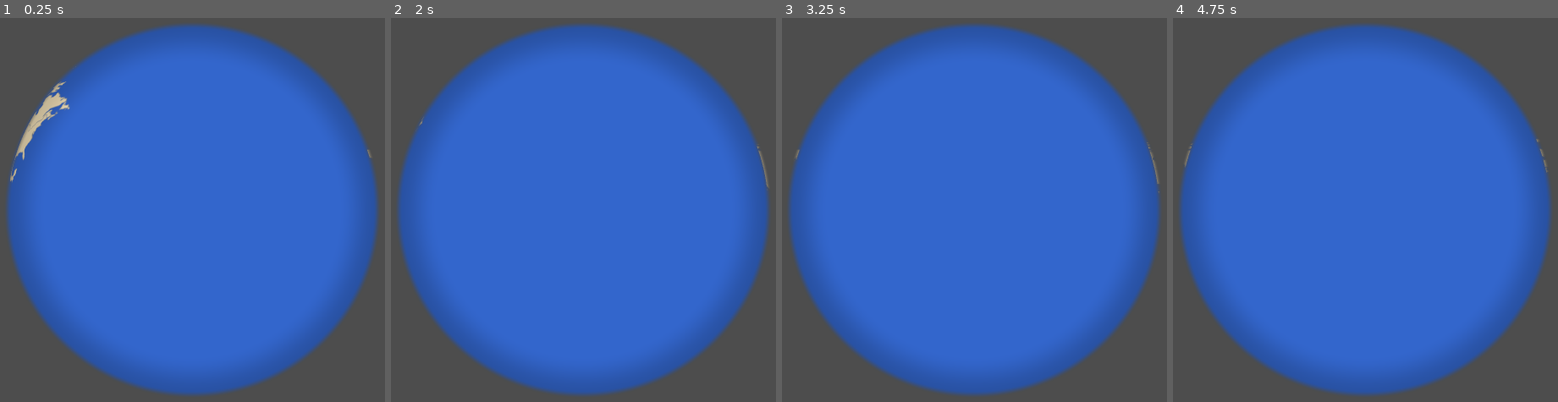
Above: before the commit, frames 1-4 (left to right).
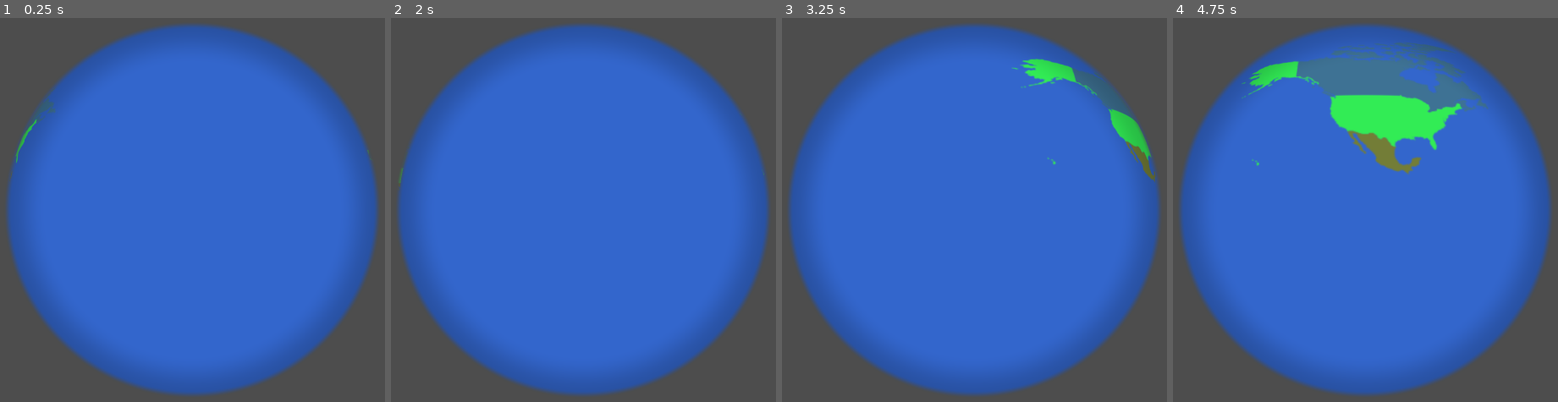
Above: after the commit, the same moments.

Repository: Balatzar/CountryCollector
Game: Godot game, scene res://Scenes/RotatingStaticMap.tscn
Same seed, same stepped clock (60 frames per second), same inputs: the game is played once before the commit and once after it. The project has no main scene, so this scene is started directly.
Inputs (mouse positions are in pixels of both pictures, inside the frame that each line leads up to):
- Up to frame 1 (0.25 s): no input
- Up to frame 2 (2 s): move the mouse to (725, 183) at 0.52 s; click (725, 183) at 0.67 s; tap Enter at 1.25 s; move the mouse to (444, 229) at 1.27 s; click (444, 229) at 1.42 s
- Up to frame 3 (3.25 s): tap Space at 2 s; move the mouse to (1036, 106) at 2.02 s; click (1036, 106) at 2.17 s; tap Enter at 2.75 s; move the mouse to (936, 294) at 2.77 s; click (936, 294) at 2.92 s
- Up to frame 4 (4.75 s): move the mouse to (outside the picture) at 3.52 s; click (outside the picture) at 3.67 s; move the mouse to (outside the picture) at 4.27 s; click (outside the picture) at 4.42 s

The runs differ from the first frame. In frame 1, 0.7% of the frame differs, in the area x 2-97%, y 16-43%; in frame 2, less than 0.1%; in frame 3, 2.2%; in frame 4, 8.7%, in the area x 2-98%, y 6-41%.

Commit message:
Detect countries

Diff:
--- a/GameState.gd
+++ b/GameState.gd
@@ -10,6 +10,9 @@
 # List of countries the player has collected
 var collected_countries: Array[String] = []
 
+# Dictionary mapping country_id to their assigned color
+var country_colors: Dictionary = {}
+
 
 func _ready() -> void:
 	pass
@@ -19,6 +22,27 @@
 func add_country(country_id: String) -> void:
 	if country_id not in all_countries:
 		all_countries.append(country_id)
+
+
+# Register a country with its assigned color
+func register_country_color(country_id: String, color: Color) -> void:
+	country_colors[country_id] = color
+
+
+# Get the country ID by its color, or empty string if not found
+func get_country_by_color(color: Color, tolerance: float = 0.01) -> String:
+	for country_id in country_colors:
+		var stored_color = country_colors[country_id]
+		if _colors_match(color, stored_color, tolerance):
+			return country_id
+	return ""
+
+
+# Helper function to compare colors with tolerance
+func _colors_match(c1: Color, c2: Color, tolerance: float) -> bool:
+	return abs(c1.r - c2.r) < tolerance and \
+		   abs(c1.g - c2.g) < tolerance and \
+		   abs(c1.b - c2.b) < tolerance
 
 
 # Mark a country as collected
--- a/Scenes/RotatingStaticMap.tscn
+++ b/Scenes/RotatingStaticMap.tscn
@@ -16,11 +16,10 @@
 
 [node name="RotatingStaticMap" type="Node2D"]
 script = ExtResource("1_lug42")
-scroll_speed = 50.0
+scroll_speed = 150.0
 
 [node name="SubViewport" type="SubViewport" parent="."]
 transparent_bg = true
-handle_input_locally = false
 size = Vector2i(1024, 1024)
 render_target_update_mode = 4
 
@@ -39,3 +38,5 @@
 offset_top = 100.0
 offset_right = 1424.0
 offset_bottom = 1124.0
+expand_mode = 1
+stretch_mode = 0
--- a/Scenes/rotating_static_map.gd
+++ b/Scenes/rotating_static_map.gd
@@ -59,7 +59,6 @@
 			map_copy.add_child(sprite_copy)
 
 	copies_created = true
-	print("RotatingStaticMap: Created %d visual sprite copies" % map_copy.get_child_count())
 
 func _process(delta: float) -> void:
 	# Update scroll offset (in unscaled space)
@@ -73,3 +72,31 @@
 	var scaled_width = map_width * world_scroller.scale.x
 	var base_x = (1024 - scaled_width) / 2.0
 	world_scroller.position.x = base_x - (scroll_offset * world_scroller.scale.x)
+
+func _unhandled_input(event: InputEvent) -> void:
+	if event is InputEventMouseButton and event.pressed and event.button_index == MOUSE_BUTTON_LEFT:
+			var vp := get_viewport()
+			var img: Image = vp.get_texture().get_image()  # CPU readback of the frame
+			if img.is_empty():
+					return
+
+			# If your window is stretched/scaled, map mouse -> texture size safely via UV
+			var mouse = event.position
+			var vp_size: Vector2 = vp.size
+			var tex_size: Vector2 = vp.get_texture().get_size()
+			var uv = mouse / vp_size
+			var px := Vector2i(uv * tex_size)
+
+			# Depending on backend, you may need to flip vertically:
+			# img.flip_y()
+			if px.x >= 0 and px.y >= 0 and px.x < img.get_width() and px.y < img.get_height():
+					var color: Color = img.get_pixelv(px)
+
+					# Use a higher tolerance to account for rendering differences
+					var country_id = GameState.get_country_by_color(color, 0.015)
+
+					if country_id != "":
+							print("Clicked country: ", country_id)
+							GameState.collect_country(country_id)
+					else:
+							print("No country found at color: ", color)
--- a/Scenes/static_clickable_map.gd
+++ b/Scenes/static_clickable_map.gd
@@ -1,13 +1,11 @@
 extends Node2D
 
-const ASSETS_DIR = "res://Assets/NA/"
+const ASSETS_DIR = "res://Assets/alphas/"
 const IMAGE_WIDTH = 1024
 const IMAGE_HEIGHT = 512
 
 func _ready():
-	print("StaticClickableMap: _ready() called")
 	_load_countries()
-	print("StaticClickableMap: Loaded countries")
 
 func _load_countries():
 	var dir = DirAccess.open(ASSETS_DIR)
@@ -15,62 +13,48 @@
 		push_error("Failed to open directory: " + ASSETS_DIR)
 		return
 
-	var map_files = []
+	var alpha_files = []
 	dir.list_dir_begin()
 	var file_name = dir.get_next()
 	while file_name != "":
-		if file_name.ends_with("_map.png"):
-			map_files.append(file_name)
+		if file_name.ends_with("_alpha.png"):
+			alpha_files.append(file_name)
 		file_name = dir.get_next()
 	dir.list_dir_end()
 
-	print("StaticClickableMap: Found %d map files" % map_files.size())
-	for map_file in map_files:
-		var country_id = map_file.replace("_map.png", "")
-		print("StaticClickableMap: Creating sprite for " + country_id)
+	for alpha_file in alpha_files:
+		var country_id = alpha_file.replace("_alpha.png", "")
 		_create_country_sprite(country_id)
 
 func _create_country_sprite(country_id: String):
-	var map_path = ASSETS_DIR + country_id + "_map.png"
 	var alpha_path = ASSETS_DIR + country_id + "_alpha.png"
-
-	var map_texture = load(map_path)
 	var alpha_texture = load(alpha_path)
 
-	if map_texture == null:
-		push_error("Failed to load map texture: " + map_path)
-		return
 	if alpha_texture == null:
 		push_error("Failed to load alpha texture: " + alpha_path)
 		return
 
+	# Generate a random bright color for each country
+	var random_color = Color(randf(), randf(), randf(), 1.0)
+
+	# Create a colored texture from the alpha mask
+	var alpha_image = alpha_texture.get_image()
+	var colored_image = Image.create(alpha_image.get_width(), alpha_image.get_height(), false, Image.FORMAT_RGBA8)
+
+	# Fill the image with the random color, using the alpha mask
+	for y in range(alpha_image.get_height()):
+		for x in range(alpha_image.get_width()):
+			var alpha_value = alpha_image.get_pixel(x, y).a
+			colored_image.set_pixel(x, y, Color(random_color.r, random_color.g, random_color.b, alpha_value))
+
+	var colored_texture = ImageTexture.create_from_image(colored_image)
+
 	var sprite = Sprite2D.new()
-	sprite.texture = map_texture
+	sprite.texture = colored_texture
 	sprite.centered = false
 	sprite.position = Vector2.ZERO
 	add_child(sprite)
-	print("StaticClickableMap: Added sprite for " + country_id + " at position " + str(sprite.position) + " with size " + str(map_texture.get_size()))
 
-	var area = Area2D.new()
-	area.set_meta("country_id", country_id)
-	sprite.add_child(area)
-
-	var alpha_image = alpha_texture.get_image()
-	var bitmap = BitMap.new()
-	bitmap.create_from_image_alpha(alpha_image, 0.1)
-
-	var polygons = bitmap.opaque_to_polygons(Rect2(Vector2.ZERO, alpha_image.get_size()), 2.0)
-
-	for polygon in polygons:
-		var collision = CollisionPolygon2D.new()
-		collision.polygon = polygon
-		area.add_child(collision)
-
-	area.input_event.connect(_on_country_input_event.bind(country_id))
-
+	# Register color in GameState
 	GameState.add_country(country_id)
-
-func _on_country_input_event(viewport: Node, event: InputEvent, shape_idx: int, country_id: String):
-	if event is InputEventMouseButton and event.pressed and event.button_index == MOUSE_BUTTON_LEFT:
-		GameState.collect_country(country_id)
-		print("Collected country: " + country_id)
+	GameState.register_country_color(country_id, random_color)
Binary file removed: Assets/NA/CAN_map.png
Binary file removed: Assets/NA/MEX_map.png
Not shown, removed: Assets/NA/MEX_map.png.import
Not shown, removed: Assets/NA/US_alpha.png.import
Binary file removed: Assets/NA/US_map.png
Not shown, removed: Assets/NA/US_map.png.import
Renamed: Assets/NA/CAN_alpha.png -> Assets/alphas/CAN_alpha.png
Not shown, changed: Assets/alphas/CAN_alpha.png.import
Renamed: Assets/NA/MEX_alpha.png -> Assets/alphas/MEX_alpha.png
Not shown, changed: Assets/alphas/MEX_alpha.png.import
Renamed: Assets/NA/US_alpha.png -> Assets/alphas/US_alpha.png
Not shown, changed: Assets/alphas/US_alpha.png.import
